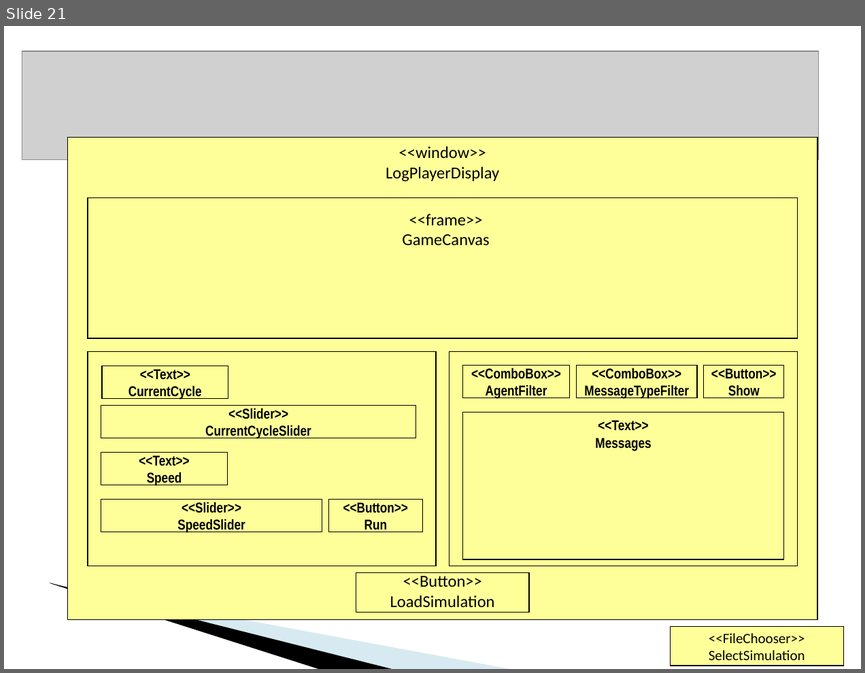
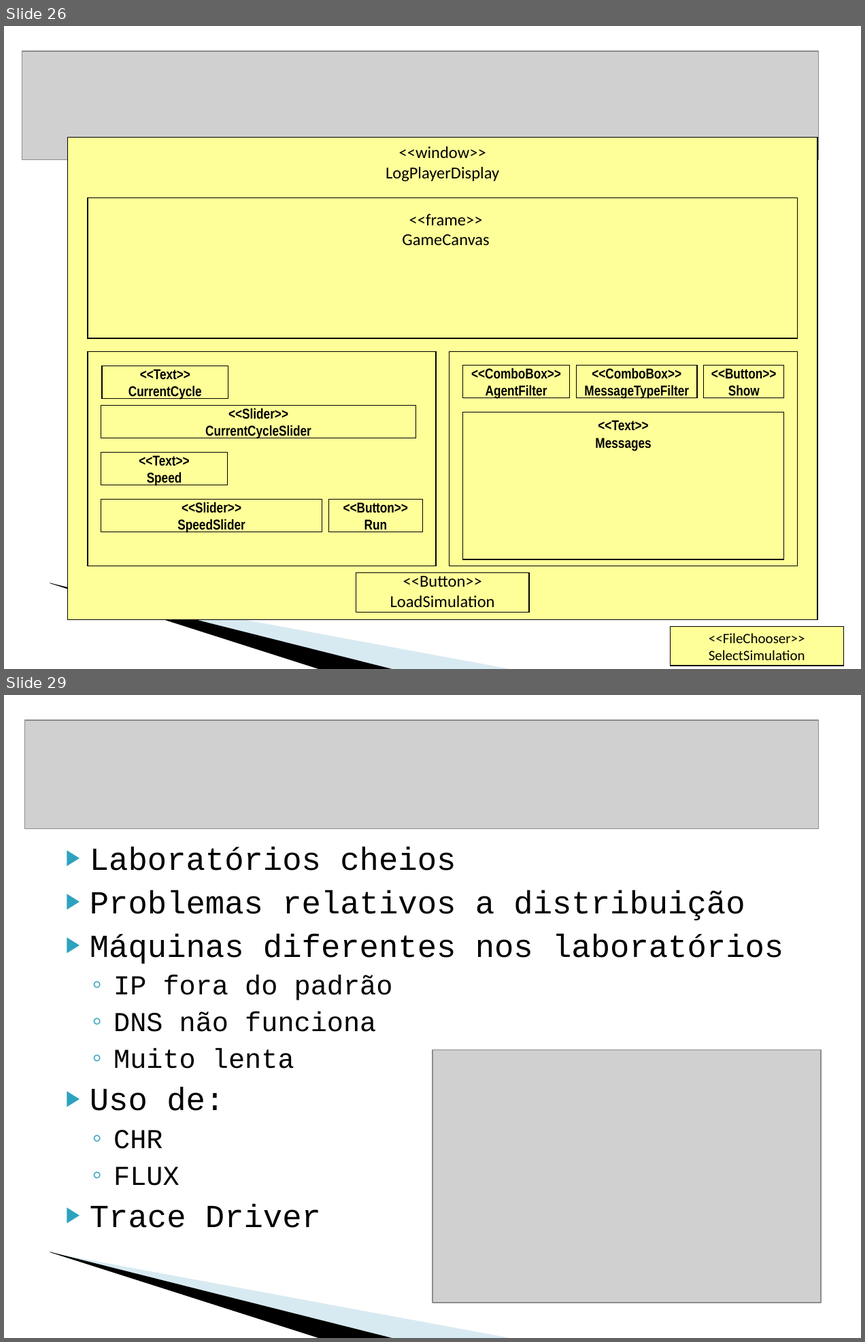
Before and after one commit to krishprince/rollerslam, a slide deck: docs/PresentationAgentes.ppt. Shown one above the other, each under a label of ours: slide 21 before the commit, slides 26 and 29 after it; the slides between them are not shown. The pictures are 865x673 and 865x1342 pixels, drawn with LibreOffice and Linux fonts; fonts in the diff are those of the drawing; grey boxes stand for pictures; background and template pictures are left out. Boxes give left, top, right and bottom in pixels: in the first picture for what was removed or moved away, otherwise in the second. Text is boxed around its words. In the diff, an @@ line names an element or a change of style, - is before the commit and + after.

```diff
--- a/docs/PresentationAgentes.ppt
+++ b/docs/PresentationAgentes.ppt
@@ slide 29 added at [4,695,861,1338], background #FFFFFF; not listed: 2 template elements that a slide beside it also shows @@
@@ picture added at [24,720,819,829] @@
@@ text added at [90,847,783,1227], 27 pt, text #000000 @@
+▶ Laboratórios cheios
+▶ Problemas relativos a distribuição
+▶ Máquinas diferentes nos laboratórios
+  ◦ IP fora do padrão
+  ◦ DNS não funciona
+  ◦ Muito lenta
+▶ Uso de:
+  ◦ CHR
+  ◦ FLUX
+▶ Trace Driver
@@ picture added at [432,1050,821,1302] @@
@@ what was slide 21 is now slide 26 @@
```
Also in this commit, not shown: 17 slides changed, 8 other slides added, 2 slides removed.
